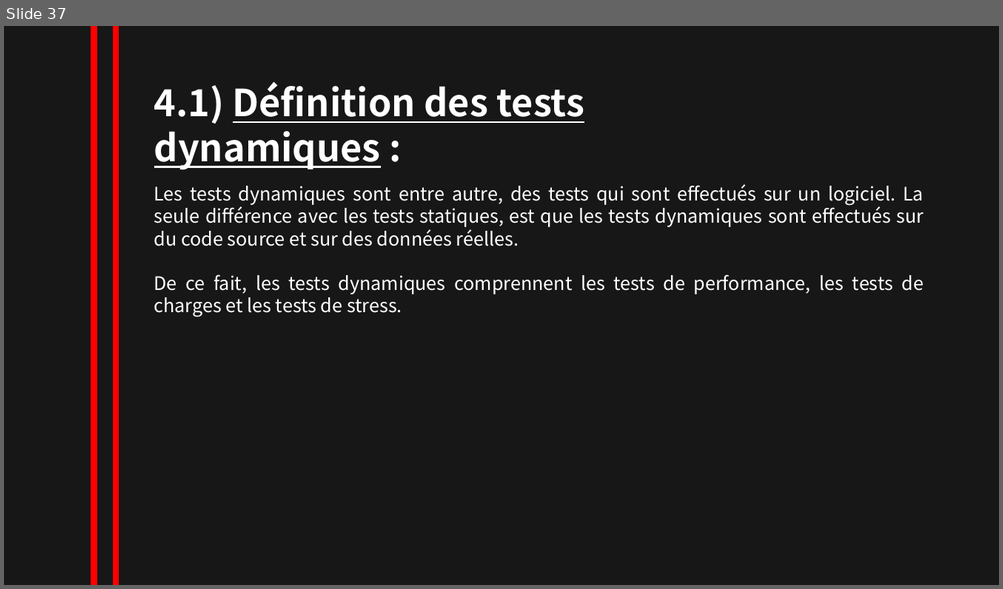
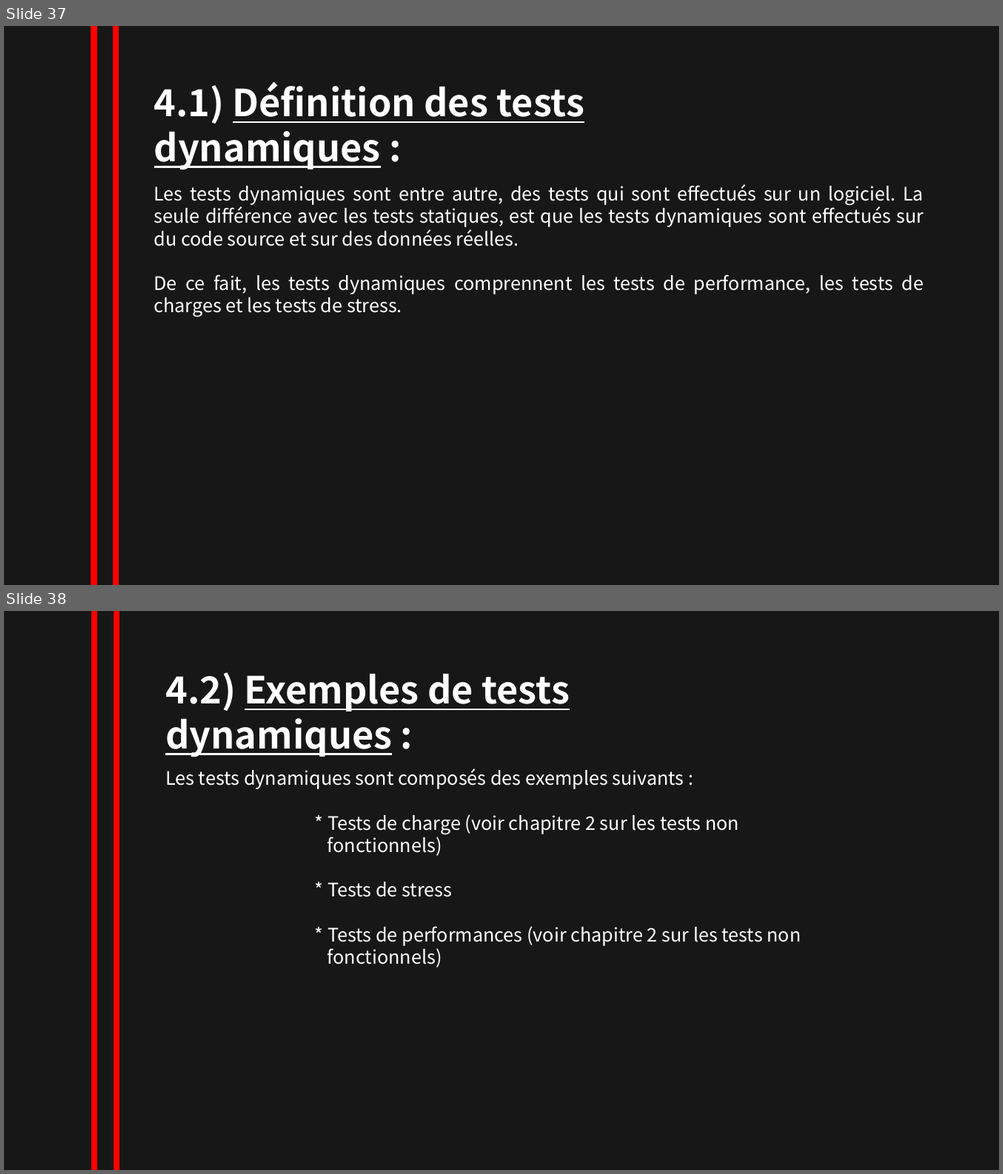
Before and after one commit to NesrineZitouni11/nesrine_zitouni, a slide deck: TRAVAUX/powerpointRevisionISTQB.pptx. Shown one above the other, each under a label of ours: slide 37 before the commit, slides 37 and 38 after it. The pictures are 1003x589 and 1003x1174 pixels, drawn with LibreOffice and Linux fonts; fonts in the diff are those of the drawing. Boxes give left, top, right and bottom in pixels: in the first picture for what was removed or moved away, otherwise in the second. Text is boxed around its words. In the diff, an @@ line names an element or a change of style, - is before the commit and + after.

```diff
--- a/TRAVAUX/powerpointRevisionISTQB.pptx
+++ b/TRAVAUX/powerpointRevisionISTQB.pptx
@@ slide 38 added at bbox=[4, 611, 999, 1170], background #181717 @@
@@ line added from (94, 611) to (94, 1170), #FF0000 6 pt @@
@@ line added from (116, 611) to (116, 1170), #FF0000 6 pt @@
@@ text added at bbox=[165, 672, 569, 758], 36 pt, text #FFFFFF, bold, underline @@
+4.2) Exemples de tests dynamiques :
@@ text added at bbox=[165, 769, 801, 968], 18 pt, text #FFFFFF @@
+Les tests dynamiques sont composés des exemples suivants :
+* Tests de charge (voir chapitre 2 sur les tests non
+fonctionnels)
+* Tests de stress
+* Tests de performances (voir chapitre 2 sur les tests non
+fonctionnels)
```
Also in this commit, not shown: 3 other slides added.
